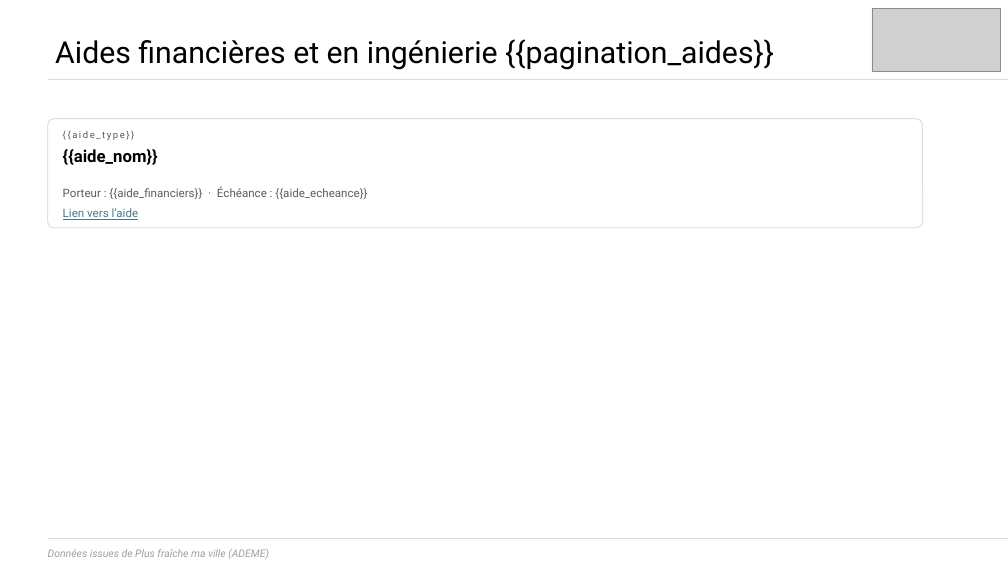
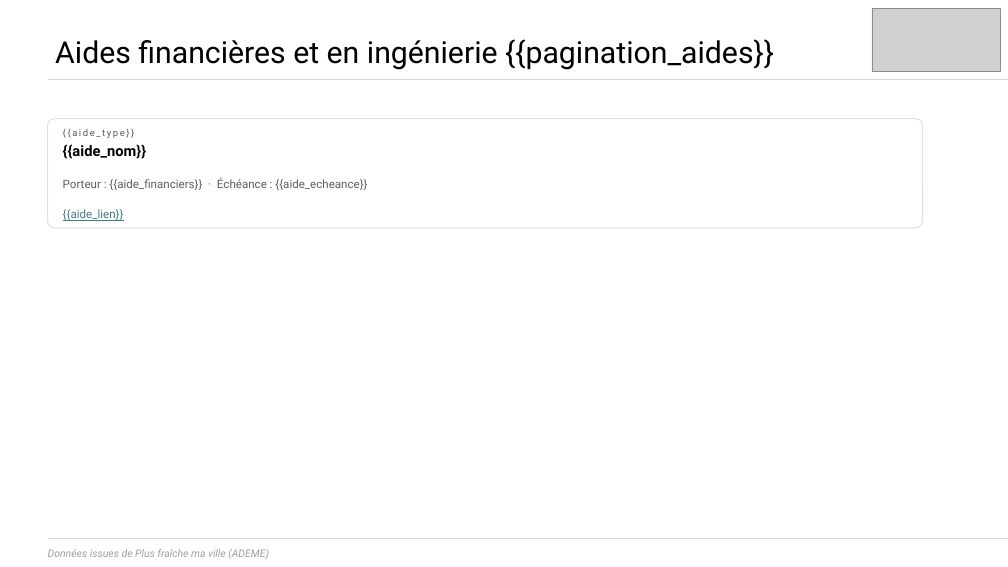
Before and after one commit to incubateur-ademe/plusfraichemaville-site, a slide deck: slide 8 of public/templates/template_synthese_projet.pptx. Drawn at 1008x567 pixels with LibreOffice and Linux fonts; fonts in the diff are those of the drawing; grey boxes stand for pictures. Boxes give left, top, right and bottom in pixels: in the first picture for what was removed or moved away, otherwise in the second. Text is boxed around its words. In the diff, an @@ line names an element or a change of style, - is before the commit and + after.

Commit message:
feat: Rajout des aides dans l'export ppt

```diff
--- a/public/templates/template_synthese_projet.pptx
+++ b/public/templates/template_synthese_projet.pptx
@@ text "{{aide_nom}}" at <box>63,144,146,159</box>: size 16 to 14 pt; vertical alignment middle to top @@
@@ text "Porteur : {{aide_financiers}} · Échéance ..." at <box>63,177,367,190</box>: vertical alignment middle to top @@
@@ text at <box>63,209,124,221</box>: text changed @@
-Lien vers l’aide
+{{aide_lien}}
```
Also in this commit, not shown: 8 other files.
